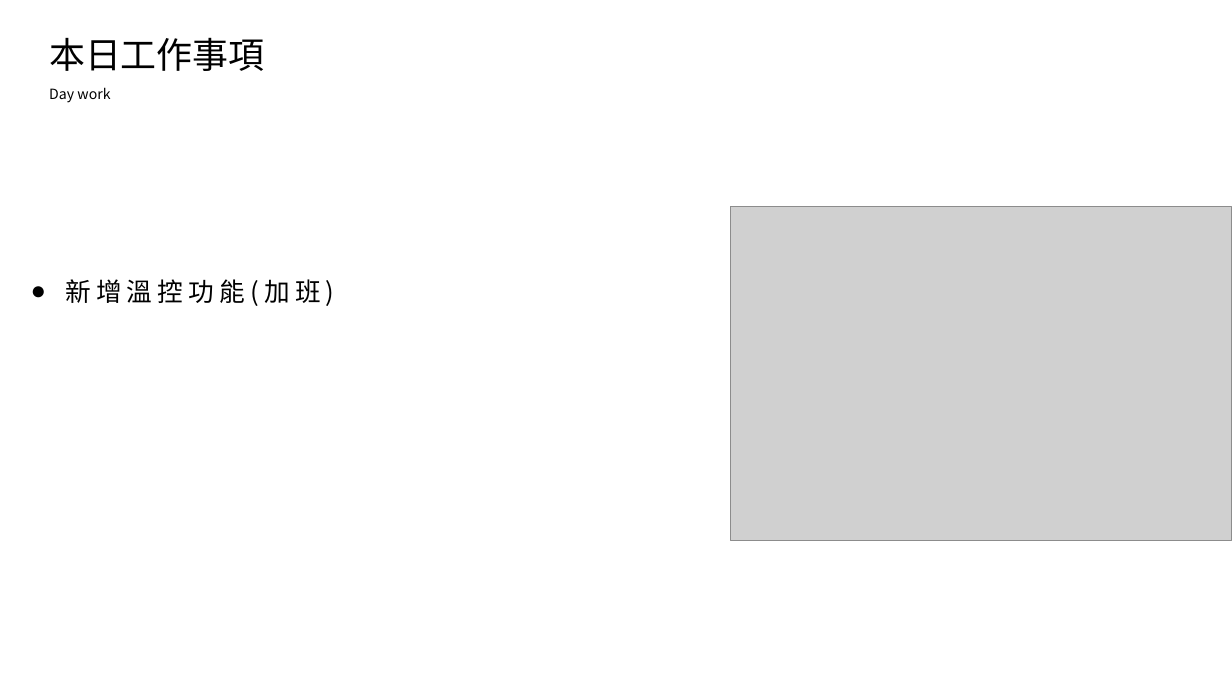
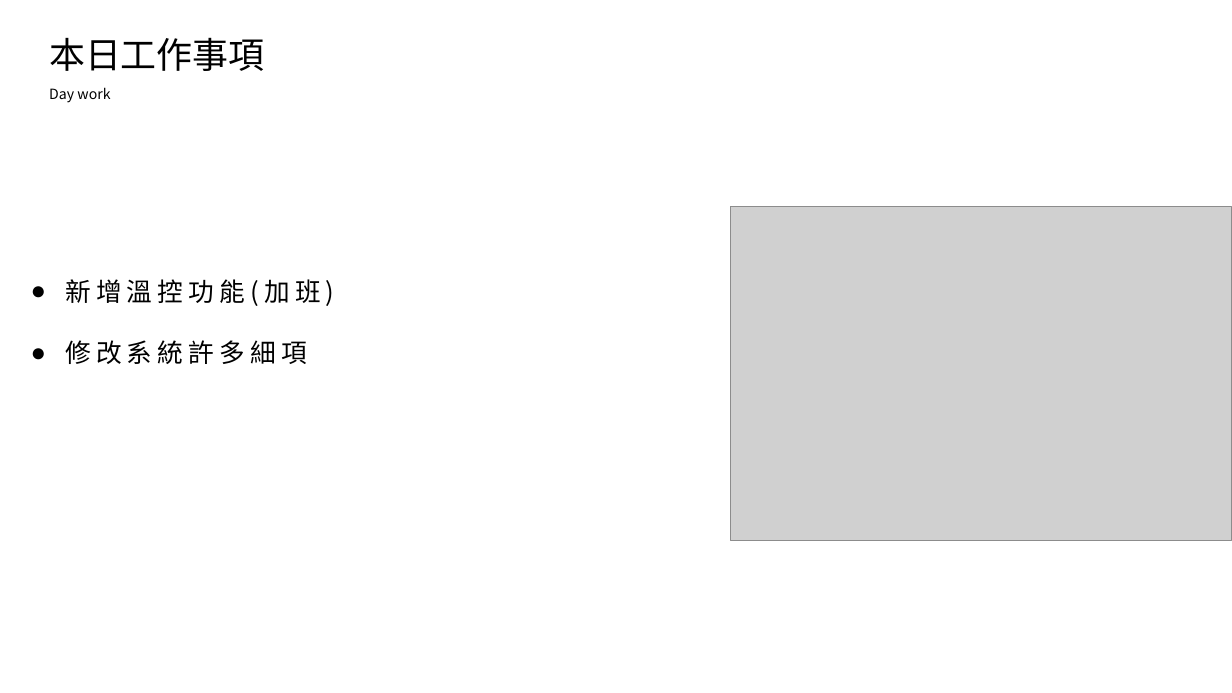
Before and after one commit to ZheHong1021/ExcelSystem, a slide deck: slide 2 of 工作日報_葉柏漢/2021.12/2021.12.14(加班)_2021.12.15工作日報_葉柏漢.pptx. Drawn at 1232x693 pixels with LibreOffice and Linux fonts; fonts in the diff are those of the drawing; grey boxes stand for pictures. Boxes give left, top, right and bottom in pixels: in the first picture for what was removed or moved away, otherwise in the second. Text is boxed around its words. In the diff, an @@ line names an element or a change of style, - is before the commit and + after.

```diff
--- a/工作日報_葉柏漢/2021.12/2021.12.14(加班)_2021.12.15工作日報_葉柏漢.pptx
+++ b/工作日報_葉柏漢/2021.12/2021.12.14(加班)_2021.12.15工作日報_葉柏漢.pptx
@@ text at (x1=65, y1=340, x2=307, y2=364): paragraph added @@
+● 修改系統許多細項
```
Also in this commit, not shown: 1 other file.
